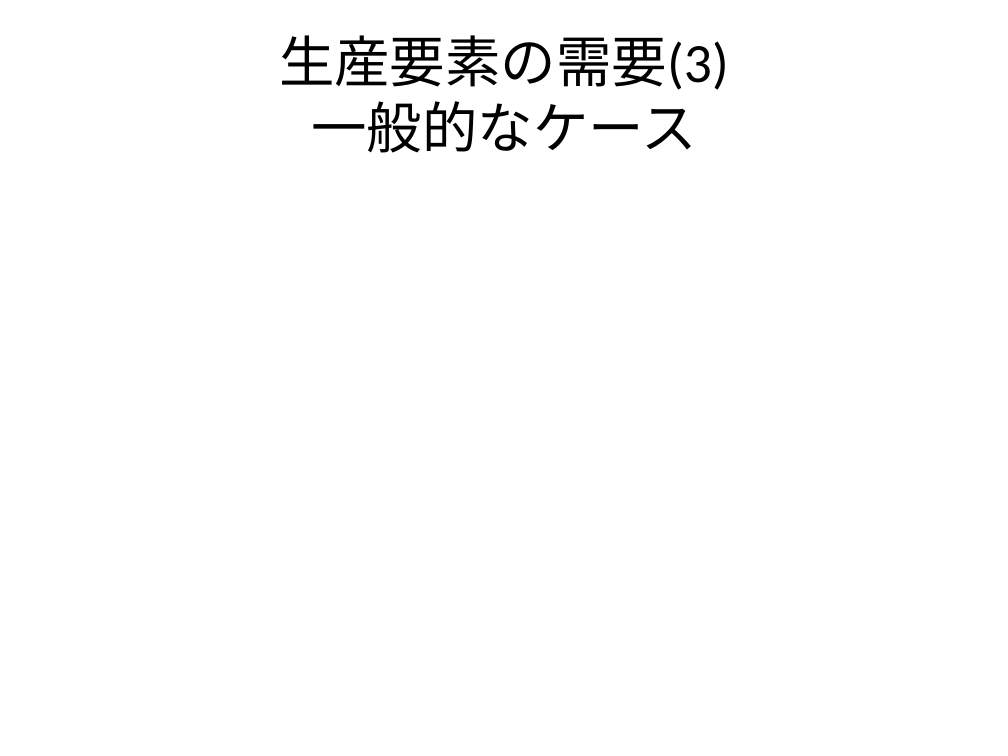
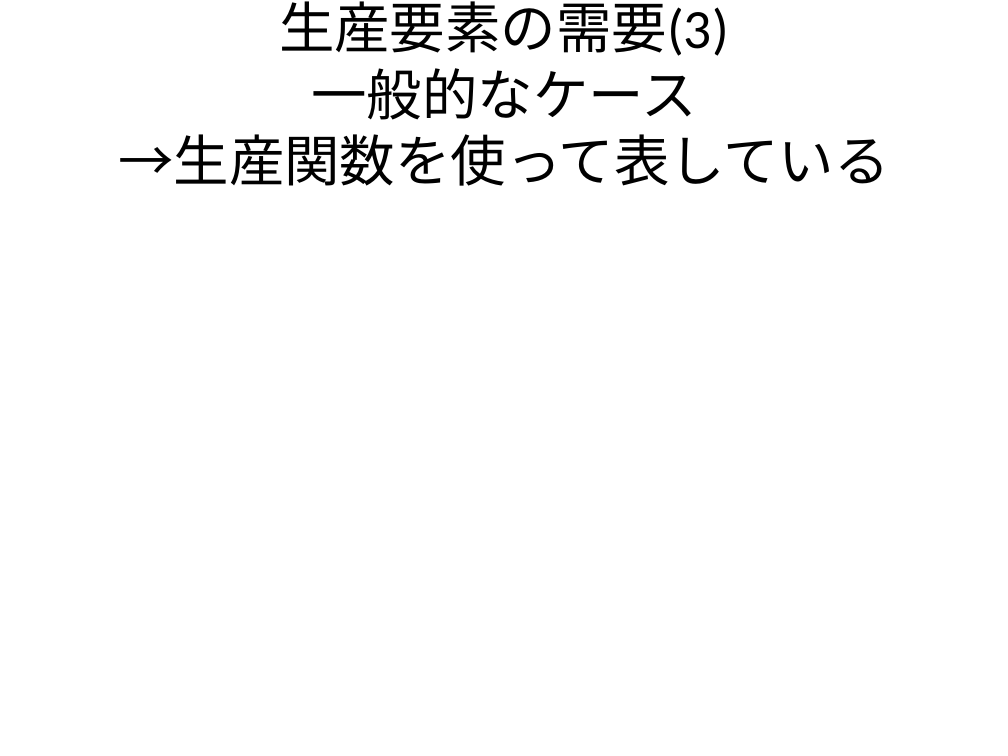
Before and after one commit to h0shihir0/Classes, a slide deck: slide 24 of Economics2/0606Lecture3.pptx. Drawn at 1008x756 pixels with LibreOffice and Linux fonts; fonts in the diff are those of the drawing; grey boxes stand for pictures. Boxes give left, top, right and bottom in pixels: in the first picture for what was removed or moved away, otherwise in the second. Text is boxed around its words. In the diff, an @@ line names an element or a change of style, - is before the commit and + after.

```diff
--- a/Economics2/0606Lecture3.pptx
+++ b/Economics2/0606Lecture3.pptx
@@ title at <box>118,1,890,186</box>: text changed @@
-生産要素の需要(3)
-一般的なケース
+生産要素の需要(3)
+一般的なケース
+→生産関数を使って表している
```
Also in this commit, not shown: 7 other slides changed, 9 other files.
